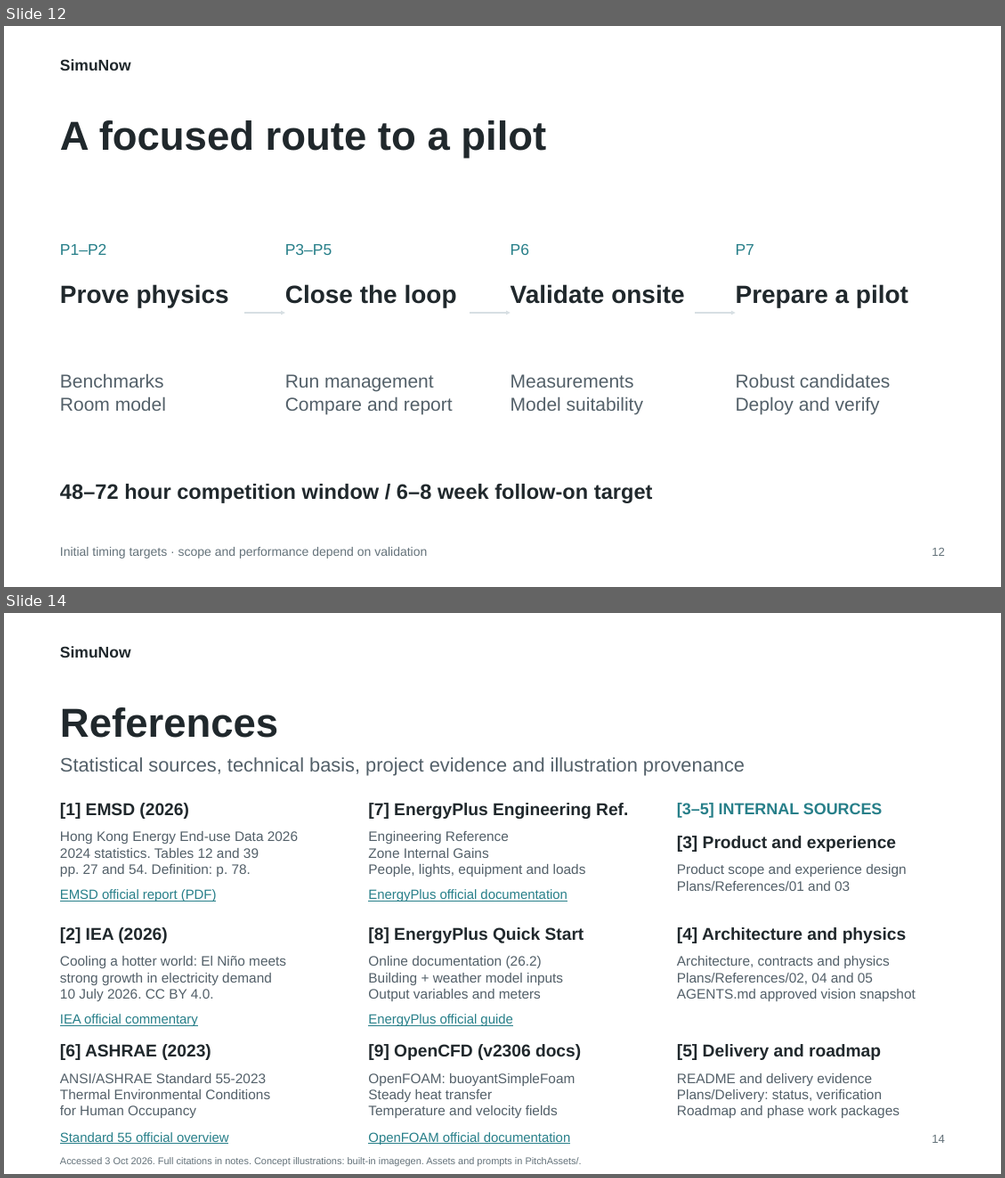
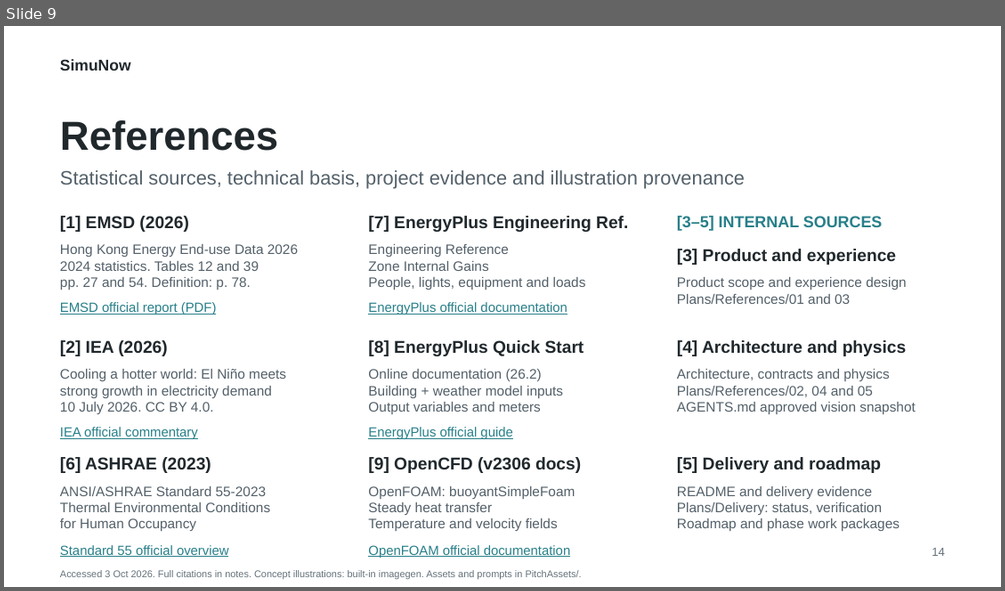
Before and after one commit to krabbypatty1031-blip/SimuNow, a slide deck: PitchDeck.pptx. Shown one above the other, each under a label of ours: slides 12 and 14 before the commit, slide 9 after it; the slides between them are not shown. The pictures are 1005x1178 and 1005x591 pixels, drawn with LibreOffice and Linux fonts; fonts in the diff are those of the drawing. Boxes give left, top, right and bottom in pixels: in the first picture for what was removed or moved away, otherwise in the second. Text is boxed around its words. In the diff, an @@ line names an element or a change of style, - is before the commit and + after.

```diff
--- a/PitchDeck.pptx
+++ b/PitchDeck.pptx
@@ slide 12 removed at (4, 26, 1001, 587), background #FFFFFF @@
@@ text removed at (60, 59, 131, 70) @@
-SimuNow
@@ title removed at (60, 120, 546, 158) @@
-A focused route to a pilot
@@ text removed at (60, 244, 106, 255) @@
-P1–P2
@@ text removed at (285, 244, 332, 255) @@
-P3–P5
@@ text removed at (510, 244, 529, 255) @@
-P6
@@ text removed at (736, 244, 754, 255) @@
-P7
@@ text removed at (60, 284, 229, 307) @@
-Prove physics
@@ text removed at (285, 284, 457, 307) @@
-Close the loop
@@ text removed at (510, 284, 684, 304) @@
-Validate onsite
@@ text removed at (736, 284, 908, 307) @@
-Prepare a pilot
@@ arrow removed from (245, 313) to (285, 313) @@
@@ arrow removed from (469, 313) to (510, 313) @@
@@ arrow removed from (695, 313) to (736, 313) @@
@@ text removed at (60, 374, 166, 410) @@
-Benchmarks
-Room model
@@ text removed at (285, 374, 453, 414) @@
-Run management
-Compare and report
@@ text removed at (510, 374, 643, 414) @@
-Measurements
-Model suitability
@@ text removed at (736, 374, 890, 414) @@
-Robust candidates
-Deploy and verify
@@ text removed at (60, 483, 653, 503) @@
-48–72 hour competition window / 6–8 week follow-on target
@@ text removed at (60, 547, 427, 558) @@
-Initial timing targets · scope and performance depend on validation
@@ text removed at (931, 548, 945, 556) @@
-12
@@ what was slide 14 is now slide 9 @@
```
Also in this commit, not shown: 3 slides changed, 4 other slides removed, 8 other files.
